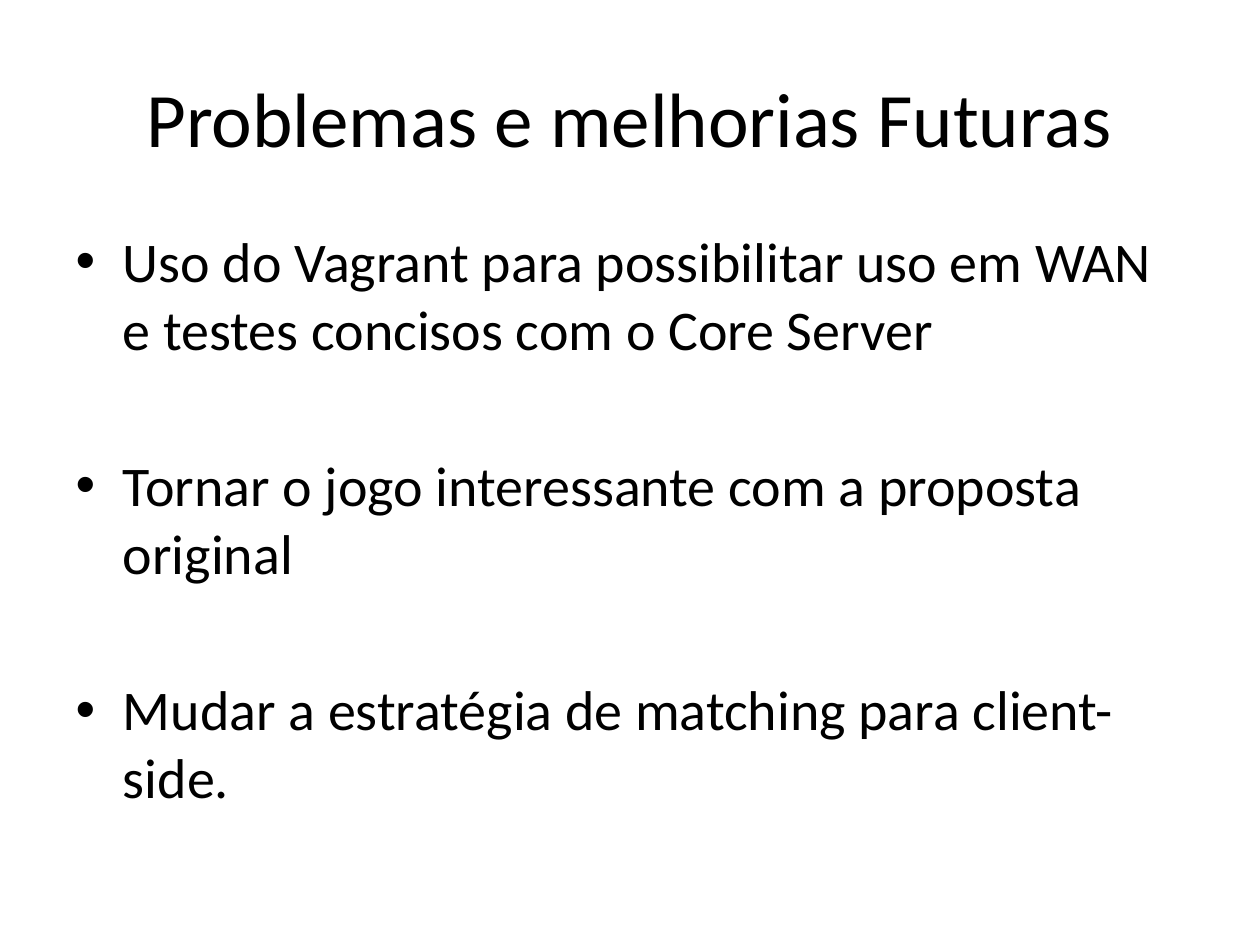
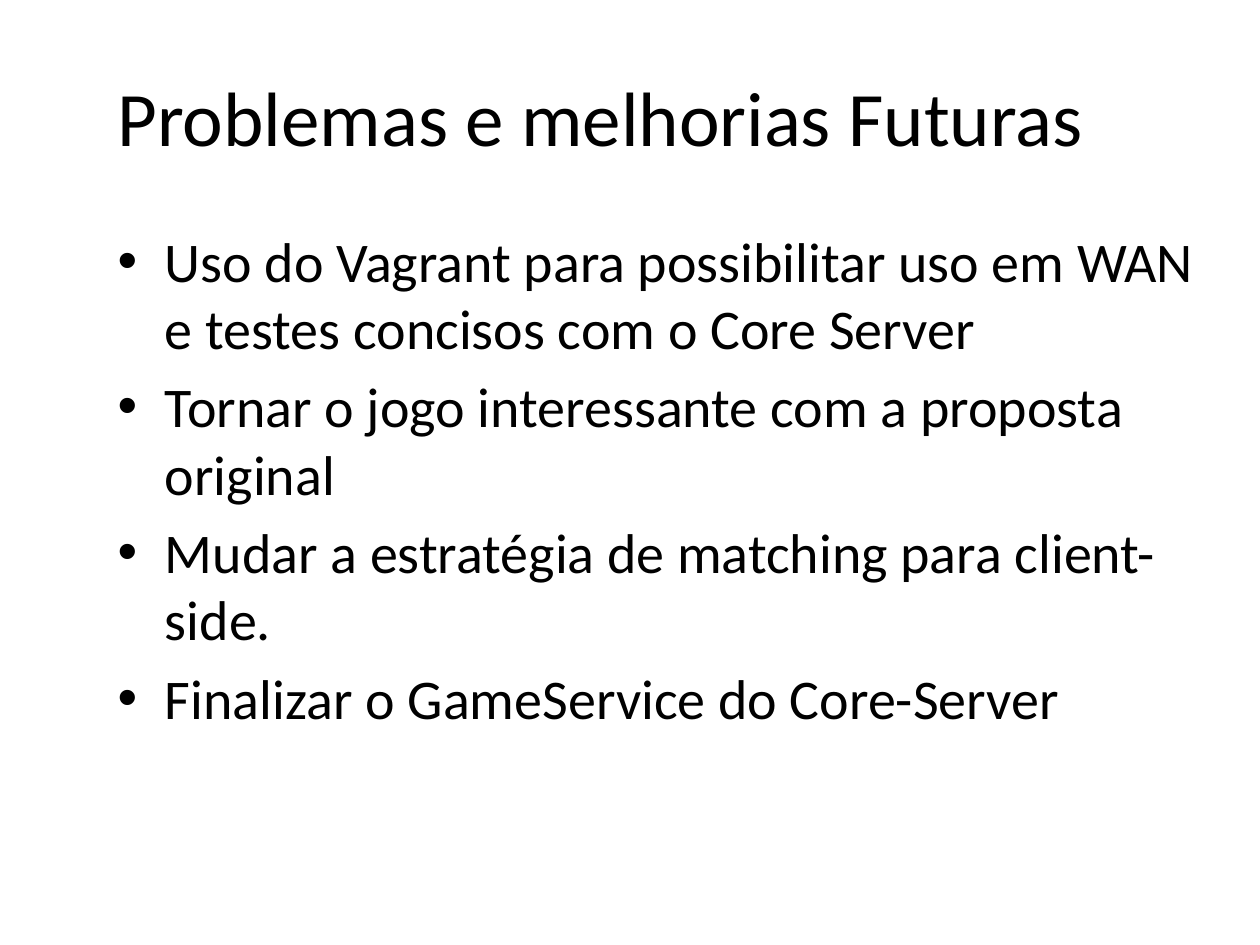
Before and after one commit to stockrt/InvisibleBattlefields, a slide deck: slide 35 of Documents/apresentacao.pptx (slide 31 before the commit). Drawn at 1260x945 pixels with LibreOffice and Linux fonts; fonts in the diff are those of the drawing; background and template pictures are left out. Boxes give left, top, right and bottom in pixels: in the first picture for what was removed or moved away, otherwise in the second. Text is boxed around its words. In the diff, an @@ line names an element or a change of style, - is before the commit and + after.

```diff
--- a/Documents/apresentacao.pptx
+++ b/Documents/apresentacao.pptx
@@ title "Problemas e melhorias Futuras": place and size @@
-title "Problemas e melhorias Futuras" at [147,93,1111,148]
+title "Problemas e melhorias Futuras" at [118,92,1082,147]
@@ title "Problemas e melhorias Futuras" at [118,92,1082,147]: alignment centre to left @@
@@ text "Uso do Vagrant para possibilitar ...": place and size @@
-text "Uso do Vagrant para possibilitar ..." at [123,243,1151,799]
+text "Uso do Vagrant para possibilitar ..." at [165,243,1193,720]
@@ text at [165,680,1059,720]: paragraph added @@
+• Finalizar o GameService do Core-Server
```
Also in this commit, not shown: 28 other slides changed, 5 slides added, 1 slide removed.
